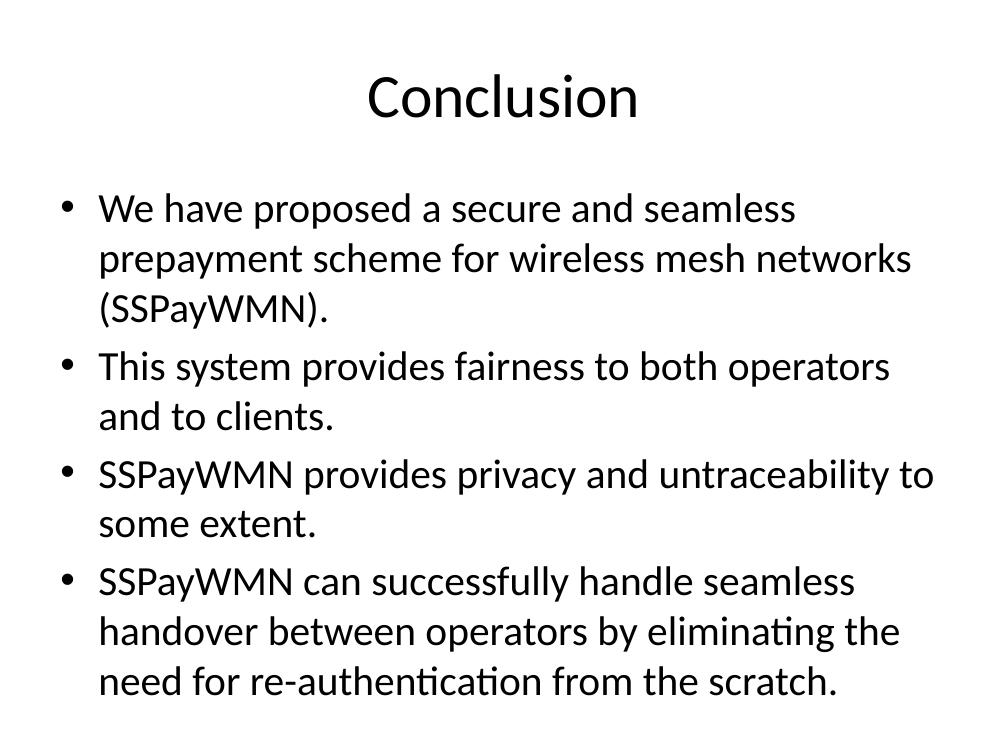
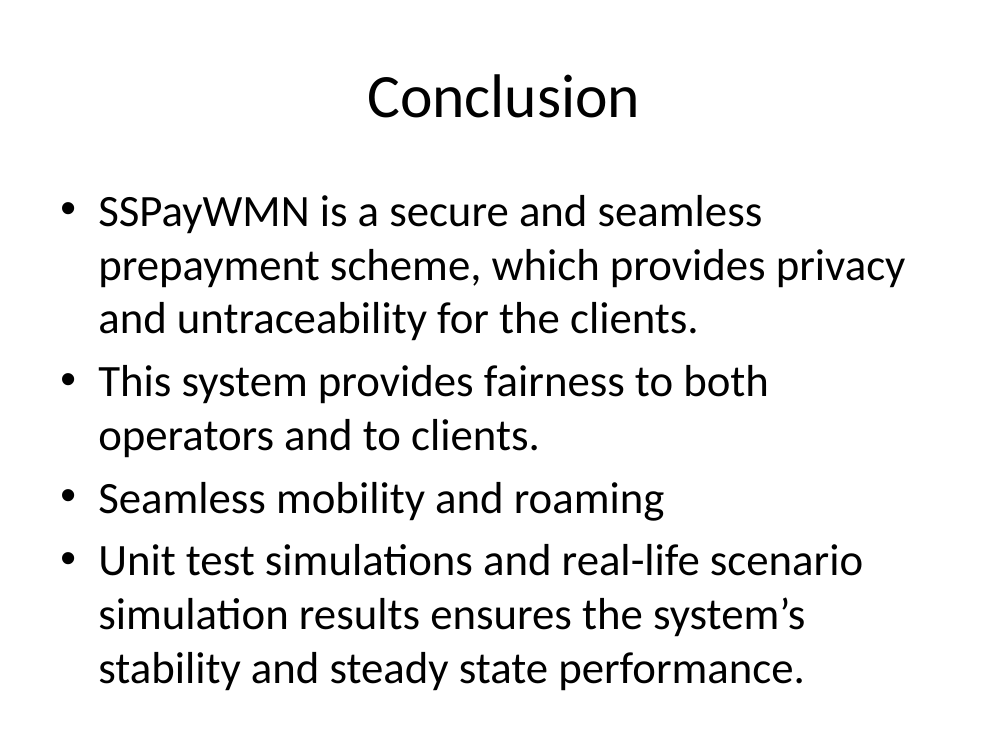
Before and after one commit to canleloglu/worddoc, a slide deck: slide 35 of sunum16Jan.pptx (slide 51 before the commit). Drawn at 1008x756 pixels with LibreOffice and Linux fonts; fonts in the diff are those of the drawing. Boxes give left, top, right and bottom in pixels: in the first picture for what was removed or moved away, otherwise in the second. Text is boxed around its words. In the diff, an @@ line names an element or a change of style, - is before the commit and + after.

```diff
--- a/sunum16Jan.pptx
+++ b/sunum16Jan.pptx
@@ text at <box>98,195,906,341</box>: text changed; size 29.6 to 32 pt @@
-• We have proposed a secure and seamless prepayment scheme for wireless mesh networks (SSPayWMN).
+• SSPayWMN is a secure and seamless prepayment scheme, which provides privacy and untraceability for the clients.
@@ text at <box>98,365,769,458</box>: size 29.6 to 32 pt in "This system provides fairness to both operators ..." @@
@@ text at <box>98,482,863,691</box>: text changed; size 29.6 to 32 pt @@
-• SSPayWMN provides privacy and untraceability to some extent.
-• SSPayWMN can successfully handle seamless handover between operators by eliminating the need for re-authentication from the scratch.
+• Seamless mobility and roaming
+• Unit test simulations and real-life scenario simulation results ensures the system’s stability and steady state performance.
```
Also in this commit, not shown: 19 other slides changed, 1 slide added, 18 slides removed, 7 other files.
